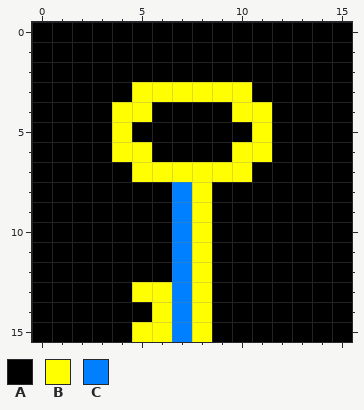
Edited in one commit: pixel-art sprite (game/assets/llave.png). That is the earlier state.
The file is 16x16 pixels.
Palette (. is transparent): A #000000  B #ffff00  C #0080ff
Pixels before, first column x 0:
 0 AAAAAAAAAAAAAAAA
 1 AAAAAAAAAAAAAAAA
 2 AAAAAAAAAAAAAAAA
 3 AAAAABBBBBBAAAAA
 4 AAAABBAAAABBAAAA
 5 AAAABAAAAAABAAAA
 6 AAAABBAAAABBAAAA
 7 AAAAABBBBBBAAAAA
 8 AAAAAAACBAAAAAAA
 9 AAAAAAACBAAAAAAA
10 AAAAAAACBAAAAAAA
11 AAAAAAACBAAAAAAA
12 AAAAAAACBAAAAAAA
13 AAAAABBCBAAAAAAA
14 AAAAAABCBAAAAAAA
15 AAAAABBCBAAAAAAA
And afterwards:
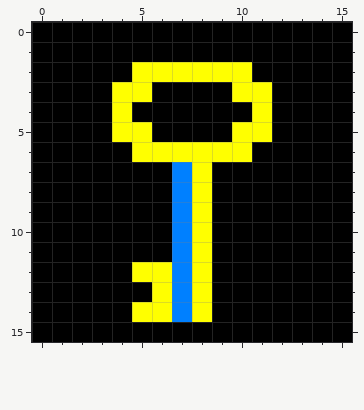
What changed:
y 2: x 5..10 AAAAAA -> BBBBBB
y 3: x 4 A -> B; x 6..9 BBBB -> AAAA; x 11 A -> B
y 4: x 5 B -> A; x 10 B -> A
y 5: x 5 A -> B; x 10 A -> B
y 6: x 4 B -> A; x 6..9 AAAA -> BBBB; x 11 B -> A
y 7: x 5..7 BBB -> AAC; x 9..10 BB -> AA
y 12: x 5..6 AA -> BB
y 13: x 5 B -> A
y 14: x 5 A -> B
y 15: x 5..8 BBCB -> AAAA
Pixel boxes of the changes (left, top, right, bottom) in both pictures:
changed: (112, 62, 272, 182)
changed: (132, 262, 212, 342)
